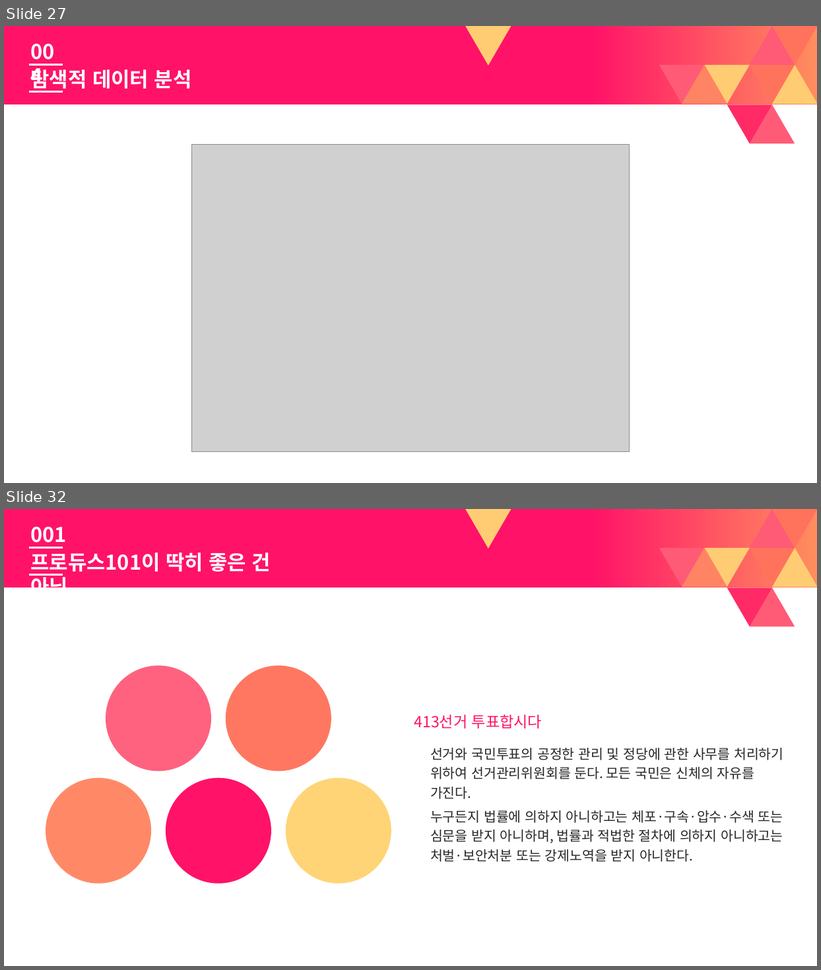
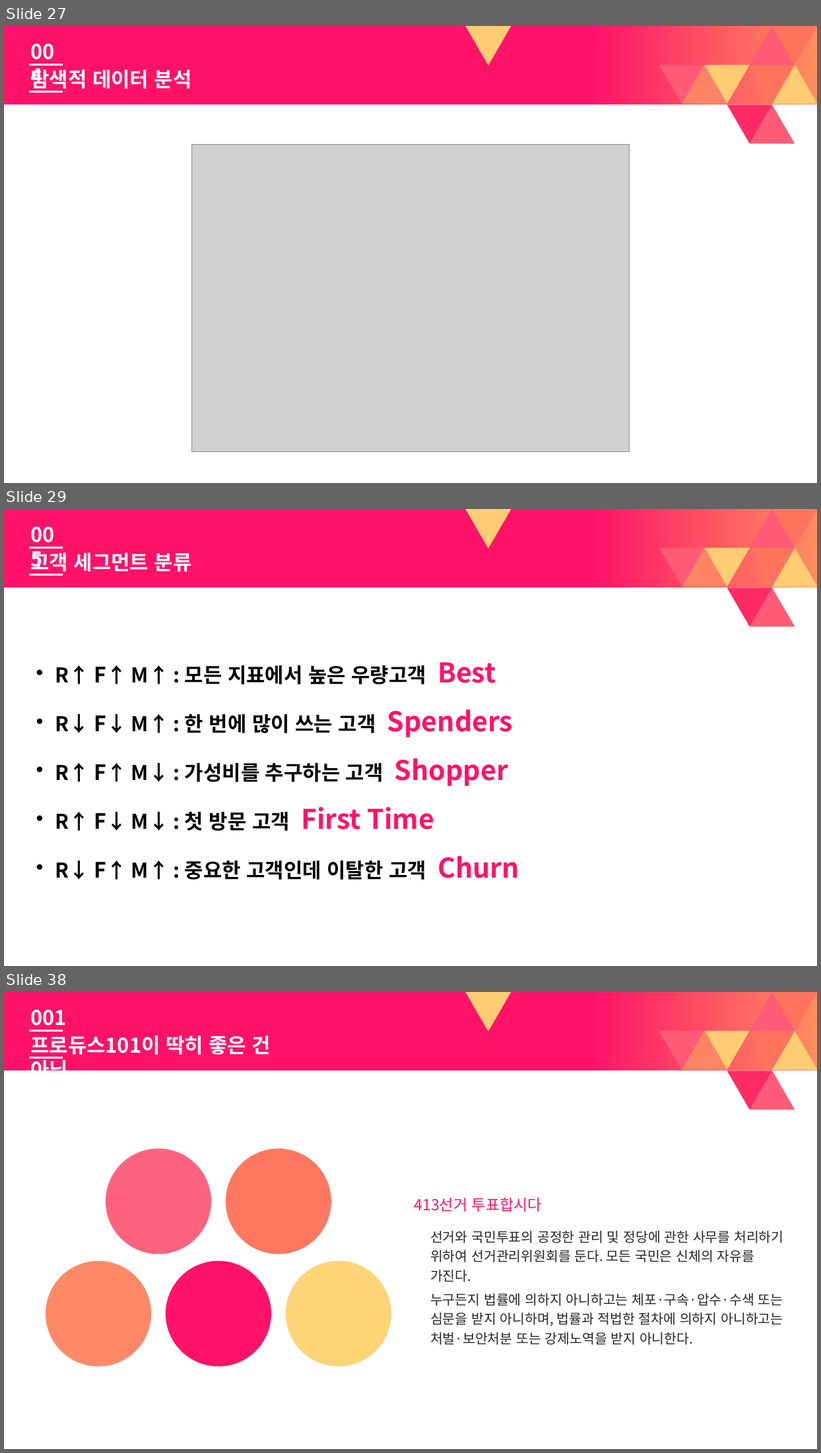
Before and after one commit to vlufoot/smu_team_6, a slide deck: 빅데이터 Presentation darft.pptx. Shown one above the other, each under a label of ours: slides 27 and 32 before the commit, slides 27, 29 and 38 after it; the slides between them are not shown. The pictures are 821x970 and 821x1453 pixels, drawn with LibreOffice and Linux fonts; fonts in the diff are those of the drawing; grey boxes stand for pictures. Boxes give left, top, right and bottom in pixels: in the first picture for what was removed or moved away, otherwise in the second. Text is boxed around its words. In the diff, an @@ line names an element or a change of style, - is before the commit and + after.

```diff
--- a/빅데이터 Presentation darft.pptx
+++ b/빅데이터 Presentation darft.pptx
@@ slide 29 added at [4,509,817,966], background #FFFFFF; not listed: 11 template elements that a slide beside it also shows @@
@@ text added at [24,519,73,549], 24 pt, text #FFFFFF, bold @@
+005
@@ line added from (30, 547) to (62, 547), #FFFFFF 2 pt @@
@@ text added at [30,551,192,576], 24 pt, text #FFFFFF, bold @@
+고객 세그먼트 분류
@@ line added from (30, 574) to (62, 574), #FFFFFF 2 pt @@
@@ text added at [55,662,519,880], 24 pt, text #000000, bold @@
+• R↑ F↑ M↑ : 모든 지표에서 높은 우량고객 Best
+• R↓ F↓ M↑ : 한 번에 많이 쓰는 고객 Spenders
+• R↑ F↑ M↓ : 가성비를 추구하는 고객 Shopper
+• R↑ F↓ M↓ : 첫 방문 고객 First Time
+• R↓ F↑ M↑ : 중요한 고객인데 이탈한 고객 Churn
@@ what was slide 32 is now slide 38 @@
```
Also in this commit, not shown: 8 slides changed, 10 other slides added, 4 slides removed.
